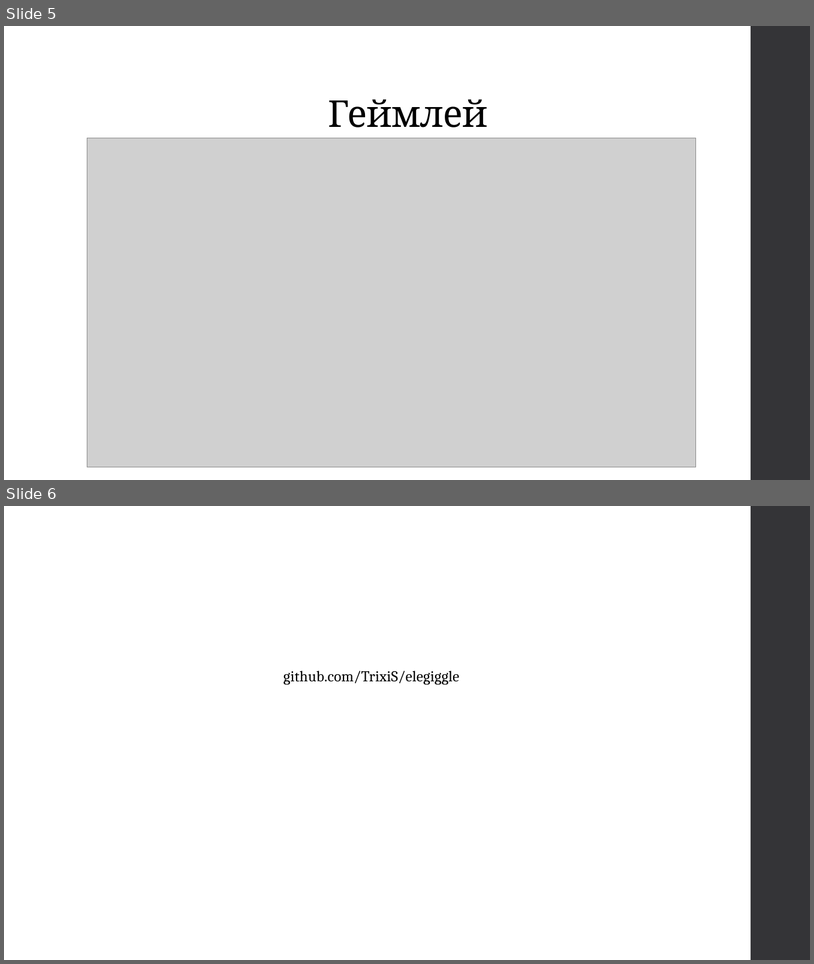
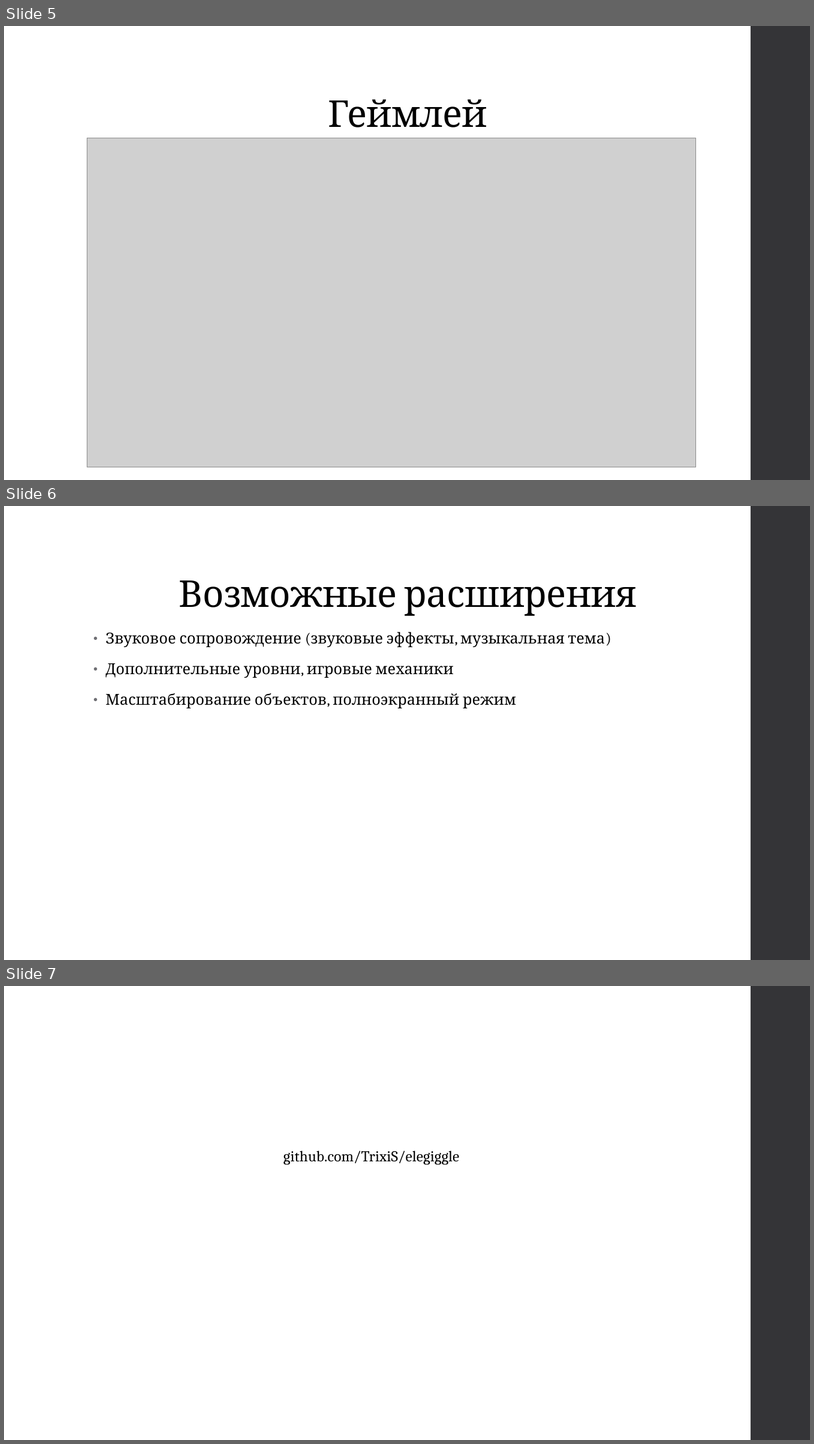
Before and after one commit to TrixiS/elegiggle, a slide deck: elegiggle.pptx. Shown one above the other, each under a label of ours: slides 5 and 6 before the commit, slides 5, 6 and 7 after it. The pictures are 814x964 and 814x1444 pixels, drawn with LibreOffice and Linux fonts; fonts in the diff are those of the drawing; grey boxes stand for pictures. Boxes give left, top, right and bottom in pixels: in the first picture for what was removed or moved away, otherwise in the second. Text is boxed around its words. In the diff, an @@ line names an element or a change of style, - is before the commit and + after.

```diff
--- a/elegiggle.pptx
+++ b/elegiggle.pptx
@@ slide 6 added at (x1=4, y1=506, x2=810, y2=960), background #FFFFFF; not listed: 1 template element that a slide beside it also shows @@
@@ title added at (x1=179, y1=580, x2=637, y2=616), 44 pt, text #000000 @@
+Возможные расширения
@@ text added at (x1=105, y1=632, x2=605, y2=708), 18 pt, text #000000 @@
+• Звуковое сопровождение (звуковые эффекты, музыкальная тема)
+• Дополнительные уровни, игровые механики
+• Масштабирование объектов, полноэкранный режим
@@ what was slide 6 is now slide 7 @@
```
